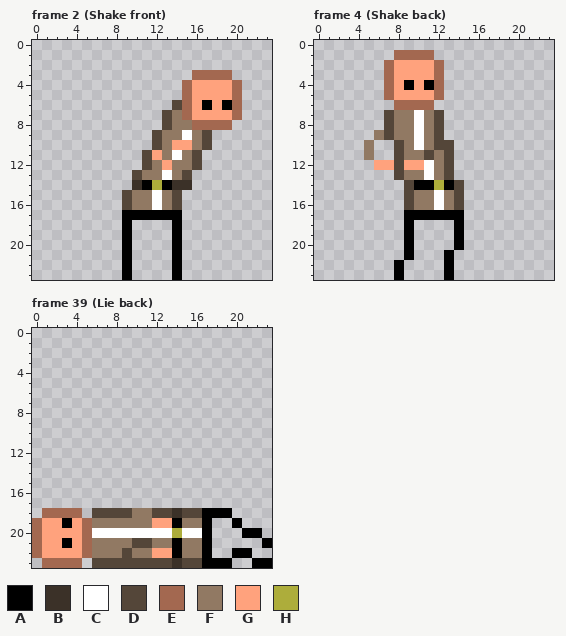
Pixel-art file, stored at characters/recruit/assets/recruit.aseprite. The picture above was drawn from the file before the commit.
24x24 pixels, 39 frames. Colours within 5 levels of each other are drawn and written as one. Shown: frame 2 (Shake front), frame 4 (Shake back), frame 39 (Lie back). The commit also changed other frames, which this record leaves out.
Palette (. is transparent): A #000000  B #3b3128  C #ffffff  D #544639  E #a36850  F #917963  G #ffa27d  H #adad3b
Pixels before, frame 2 (Shake front), first column x 9:
 3 .......EEEE.
 4 ......EGGGGE
 5 ......EGGGGE
 6 .....DEGAGAE
 7 ....DFEGGGGE
 8 ....DFFEEEE.
 9 ...DFFCFD...
10 ...DFGGFD...
11 ..DGFCFD....
12 ..DFGFFD....
13 .DFFCFD.....
14 .BAHABB.....
15 DFFCFD......
16 DFFCFD......
17 AAAAAA......
18 A....A......
19 A....A......
20 A....A......
21 A....A......
22 A....A......
23 A....A......
Pixels before, frame 4 (Shake back), first column x 5:
 1 ...EEEE...
 2 ..EGGGGE..
 3 ..EGGGGE..
 4 ..EGAGAE..
 5 ..EGGGGE..
 6 ...EEEE...
 7 ..DFFCFD..
 8 ..DFFCFD..
 9 .FDFFCFD..
10 F..DFCFDD.
11 F..DFFDFD.
12 .GGDGGCFD.
13 ...DFFCFD.
14 ....DAAHAD
15 ....DFFCFD
16 ....DFFCFD
17 ....AAAAAA
18 ....A....A
19 ....A....A
20 ....A....A
21 ....A...A.
22 ...A....A.
23 ...A....A.
Pixels before, frame 39 (Lie back), first column x 0:
18 .EEEE.DDDDFFDDBDDAAA....
19 EGGAGEFFFFFFGGAFFA..A...
20 EGGGGECCCCCCCCHCCA...AA.
21 EGGAGEFFFFDDFFAFFA.....A
22 EGGGGEFFFDFFGGAFFA..AA..
23 .EEEE.DDDDDDDDBDDAAA..AA
The result:
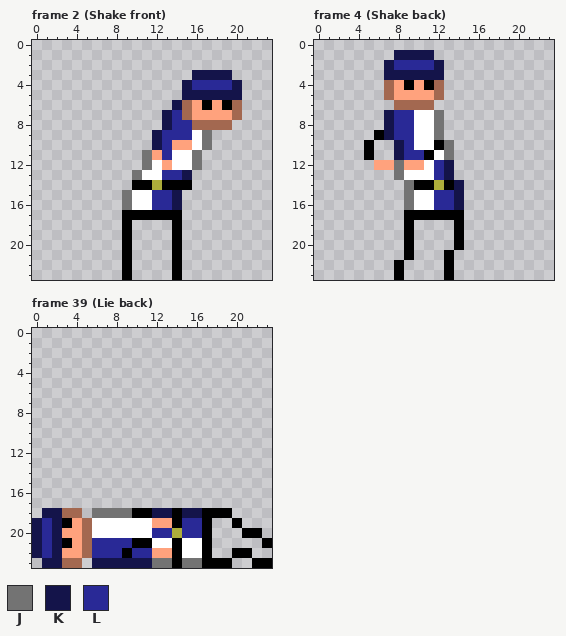
Colours new in this view: J #737373  K #14144a  L #292996
Edits made:
{"where": "frame 2 (Shake front)"}
{"frame":2,"y":3,"x":16,"old":"EEEE","new":"KKKK"}
{"frame":2,"y":4,"x":15,"old":"EGGGGE","new":"KLLLLK"}
{"frame":2,"y":5,"x":15,"old":"EGGGGE","new":"KKKKKK"}
{"frame":2,"y":6,"x":14,"old":"D","new":"K"}
{"frame":2,"y":7,"x":13,"old":"DF","new":"KL"}
{"frame":2,"y":8,"x":13,"old":"DFF","new":"KLL"}
{"frame":2,"y":9,"x":12,"old":"DFFCFD","new":"KLLLCJ"}
{"frame":2,"y":10,"x":12,"old":"DF","new":"KL"}
{"frame":2,"y":10,"x":16,"old":"FD","new":"CJ"}
{"frame":2,"y":11,"x":11,"old":"D","new":"J"}
{"frame":2,"y":11,"x":13,"old":"F","new":"L"}
{"frame":2,"y":11,"x":15,"old":"FD","new":"CJ"}
{"frame":2,"y":12,"x":11,"old":"DF","new":"JC"}
{"frame":2,"y":12,"x":14,"old":"FFD","new":"CCJ"}
{"frame":2,"y":13,"x":10,"old":"DFFCFD","new":"JCCLLK"}
{"frame":2,"y":14,"x":10,"old":"B","new":"A"}
{"frame":2,"y":14,"x":14,"old":"BB","new":"AA"}
{"frame":2,"y":15,"x":9,"old":"DFFCFD","new":"JCCLLK"}
{"frame":2,"y":16,"x":9,"old":"DFFCFD","new":"JCCLLK"}
{"where": "frame 4 (Shake back)"}
{"frame":4,"y":1,"x":8,"old":"EEEE","new":"KKKK"}
{"frame":4,"y":2,"x":7,"old":"EGGGGE","new":"KLLLLK"}
{"frame":4,"y":3,"x":7,"old":"EGGGGE","new":"KKKKKK"}
{"frame":4,"y":7,"x":7,"old":"DFF","new":"KLL"}
{"frame":4,"y":7,"x":11,"old":"FD","new":"CJ"}
{"frame":4,"y":8,"x":7,"old":"DFF","new":"KLL"}
{"frame":4,"y":8,"x":11,"old":"FD","new":"CJ"}
{"frame":4,"y":9,"x":6,"old":"FDFF","new":"AKLL"}
{"frame":4,"y":9,"x":11,"old":"FD","new":"CJ"}
{"frame":4,"y":10,"x":5,"old":"F","new":"A"}
{"frame":4,"y":10,"x":8,"old":"DF","new":"KL"}
{"frame":4,"y":10,"x":11,"old":"FDD","new":"CAJ"}
{"frame":4,"y":11,"x":5,"old":"F","new":"A"}
{"frame":4,"y":11,"x":8,"old":"DFFDFD","new":"KLLACJ"}
{"frame":4,"y":12,"x":8,"old":"D","new":"J"}
{"frame":4,"y":12,"x":12,"old":"FD","new":"LK"}
{"frame":4,"y":13,"x":8,"old":"DFF","new":"JCC"}
{"frame":4,"y":13,"x":12,"old":"FD","new":"LK"}
{"frame":4,"y":14,"x":9,"old":"D","new":"J"}
{"frame":4,"y":14,"x":14,"old":"D","new":"K"}
{"frame":4,"y":15,"x":9,"old":"DFFCFD","new":"JCCLLK"}
{"frame":4,"y":16,"x":9,"old":"DFFCFD","new":"JCCLLK"}
{"where": "frame 39 (Lie back)"}
{"frame":39,"y":18,"x":1,"old":"EE","new":"KK"}
{"frame":39,"y":18,"x":6,"old":"DDDDFFDDBDD","new":"JJJJAAKKAKK"}
{"frame":39,"y":19,"x":0,"old":"EGG","new":"KLK"}
{"frame":39,"y":19,"x":6,"old":"FFFFFF","new":"CCCCCC"}
{"frame":39,"y":19,"x":15,"old":"FF","new":"LL"}
{"frame":39,"y":20,"x":0,"old":"EGG","new":"KLK"}
{"frame":39,"y":20,"x":12,"old":"CC","new":"LL"}
{"frame":39,"y":20,"x":15,"old":"CC","new":"LL"}
{"frame":39,"y":21,"x":0,"old":"EGG","new":"KLK"}
{"frame":39,"y":21,"x":6,"old":"FFFFDDFF","new":"LLLLAACC"}
{"frame":39,"y":21,"x":15,"old":"FF","new":"CC"}
{"frame":39,"y":22,"x":0,"old":"EGG","new":"KLK"}
{"frame":39,"y":22,"x":6,"old":"FFFDFF","new":"LLLALL"}
{"frame":39,"y":22,"x":15,"old":"FF","new":"CC"}
{"frame":39,"y":23,"x":1,"old":"EE","new":"KK"}
{"frame":39,"y":23,"x":6,"old":"DDDDDDDDBDD","new":"KKKKKKJJAJJ"}
{"label":"changed","picture_box":[122,70,242,210]}
{"label":"changed","picture_box":[364,50,464,210]}
{"label":"changed","picture_box":[32,508,62,568]}
{"label":"changed","picture_box":[92,508,202,568]}
